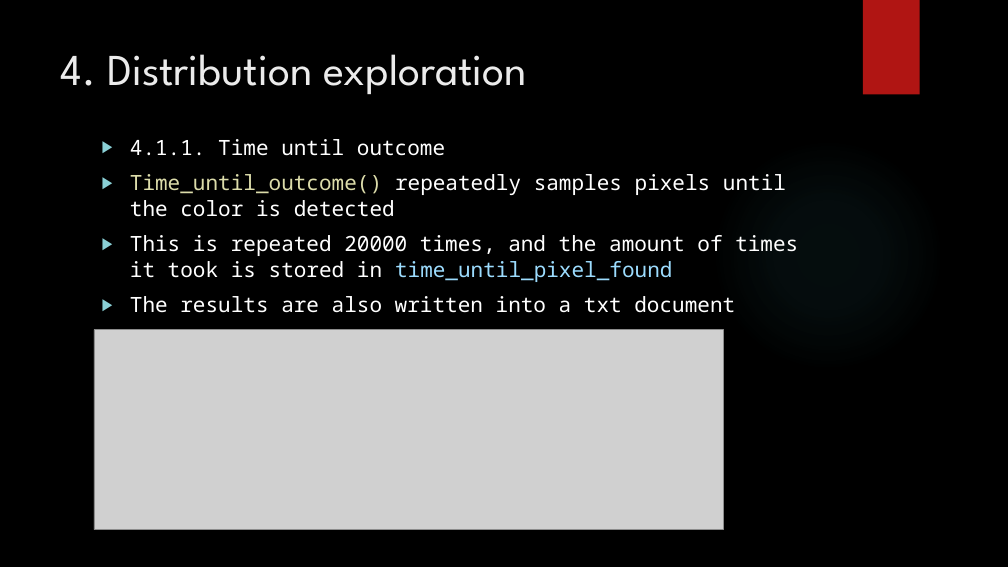
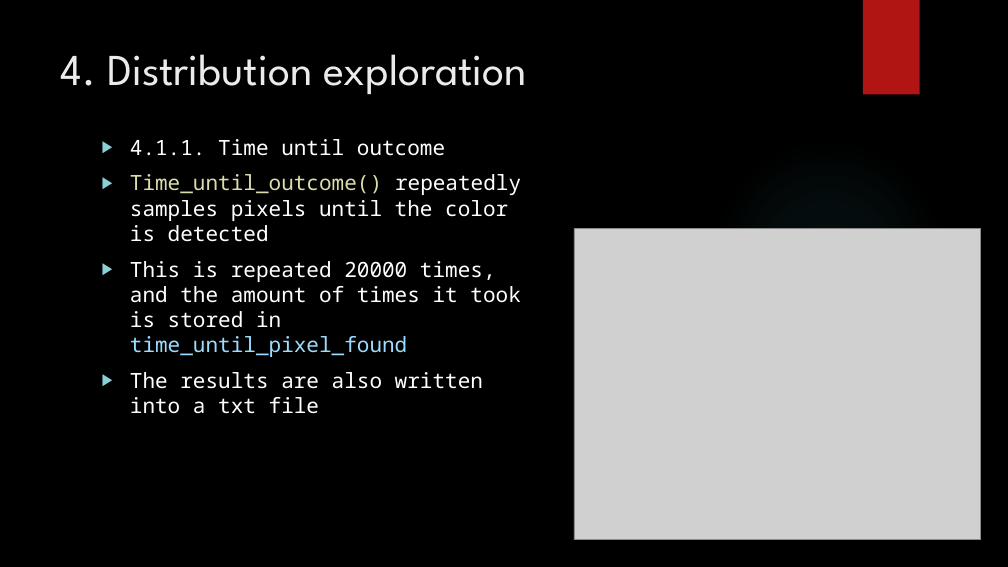
Before and after one commit to Henery1618/Year-9-Mathematics-Investigation-2---Sampling-and-Distributions, a slide deck: slide 26 of Y9 INV 2 – Sampling & Distribution.pptx. Drawn at 1008x567 pixels with LibreOffice and Linux fonts; fonts in the diff are those of the drawing; grey boxes stand for pictures; background and template pictures are left out. Boxes give left, top, right and bottom in pixels: in the first picture for what was removed or moved away, otherwise in the second. Text is boxed around its words. In the diff, an @@ line names an element or a change of style, - is before the commit and + after.

```diff
--- a/Y9 INV 2 – Sampling & Distribution.pptx
+++ b/Y9 INV 2 – Sampling & Distribution.pptx
@@ picture added at (574, 229, 981, 540) @@
@@ picture removed at (94, 330, 723, 530) @@
@@ text at (130, 372, 483, 414): text changed @@
-▶ The results are also written into a txt document
+▶ The results are also written into a txt file
```
Also in this commit, not shown: 2 other slides changed, 2 other files.
